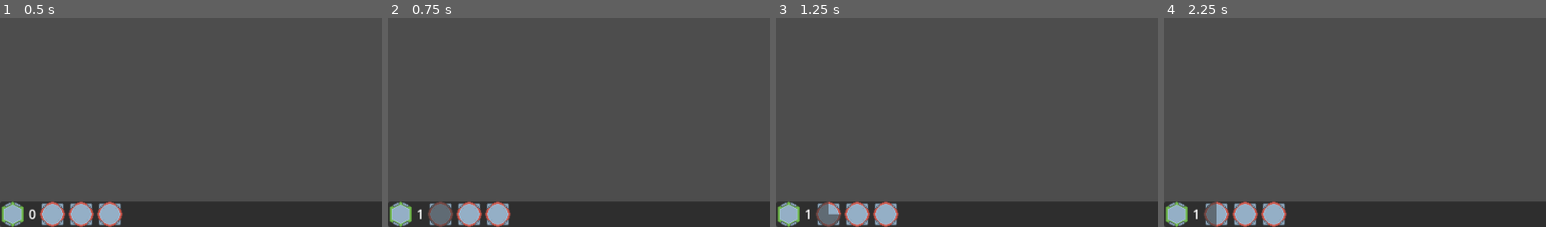
Above: before the commit, frames 1-4 (left to right).
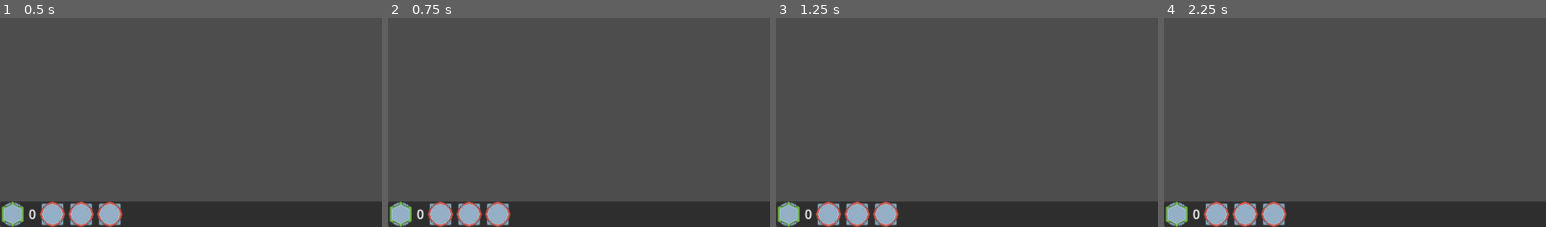
Above: after the commit, the same moments.

Repository: 00Her0/risen
Game: Godot game, scene res://main.tscn
Two runs of this game, one before a commit and one after it. Both use one fixed random seed, a clock stepped at 60 frames per second and the inputs below.
Inputs (mouse positions are % of the whole screen's width and height, from its top left):
- Up to frame 1 (0.5 s): no input
- Up to frame 2 (0.75 s): click (7, 97) at 0.5 s
- Up to frame 3 (1.25 s): no input
- Up to frame 4 (2.25 s): click (2, 97) at 1.25 s; click (11, 97) at 2 s
The pictures show only the part of the screen within x 0-50%, y 50-100%; the shares and areas given below are measured in that part.

Frame 1 is identical in both runs. In frame 2, 0.7% of the frame differs, in the area x 7-17%, y 87-100%; in frame 3, 0.5%; in frame 4, 0.4%.

Commit message:
made steal spell require a body

Diff:
--- a/Scripts/spellhandler.gd
+++ b/Scripts/spellhandler.gd
@@ -2,6 +2,7 @@
 
 var current_spell = ""
 var explode_cooldown = false # is explode spell on cooldown
+var steal_cooldown = false # same for steal spell
 var mouse_pos
 # Called when the node enters the scene tree for the first time.
 func _ready():
@@ -18,6 +19,10 @@
 	pass
 
 func target(enemy):
-	if current_spell == "explode" and explode_cooldown == false:
+	if current_spell == "explode" and not explode_cooldown and Currency.use_soul(5):
 		explode_cooldown = true
 		enemy.explode()
+	elif current_spell == "steal" and not steal_cooldown:
+		steal_cooldown = true
+		Currency.add_soul(1)
+		enemy.queue_free() # get rid of the evidence >:)
--- a/UI/UI.gd
+++ b/UI/UI.gd
@@ -20,13 +20,17 @@
 	soul_steal_shade.value = soul_steal_cooldown.time_left
 	raise_shade.value = raise_cooldown.time_left
 	explode_shade.value = explode_cooldown.time_left
+	# check of we need to start cooldown timers
 	if Spellhandler.explode_cooldown and explode_cooldown.is_stopped():
 		explode_cooldown.start()
+	if Spellhandler.steal_cooldown and soul_steal_cooldown.is_stopped():
+		soul_steal_cooldown.start()
 
 func _on_soulstealbutton_pressed():
-	if soul_steal_cooldown.is_stopped():
-		Currency.add_soul(1)
-		soul_steal_cooldown.start()
+	Spellhandler.current_spell = "steal"
+
+func _on_soulsteal_cooldown_timeout():
+	Spellhandler.steal_cooldown = false # reset cooldown
 
 func _on_raisebutton_pressed():
 	pass # Replace with function body.
@@ -36,4 +40,4 @@
 
 
 func _on_explode_cooldown_timeout():
-	Spellhandler.explode_cooldown = false
+	Spellhandler.explode_cooldown = false # reset cooldown
--- a/UI/control.tscn
+++ b/UI/control.tscn
@@ -113,6 +113,7 @@
 one_shot = true
 
 [connection signal="pressed" from="Spellpanel/Infohbox/Soulstealbutton" to="." method="_on_soulstealbutton_pressed"]
+[connection signal="timeout" from="Spellpanel/Infohbox/Soulstealbutton/SoulstealCooldown" to="." method="_on_soulsteal_cooldown_timeout"]
 [connection signal="pressed" from="Spellpanel/Infohbox/Raisebutton" to="." method="_on_raisebutton_pressed"]
 [connection signal="pressed" from="Spellpanel/Infohbox/Explodebutton" to="." method="_on_explodebutton_pressed"]
 [connection signal="timeout" from="Spellpanel/Infohbox/Explodebutton/ExplodeCooldown" to="." method="_on_explode_cooldown_timeout"]
